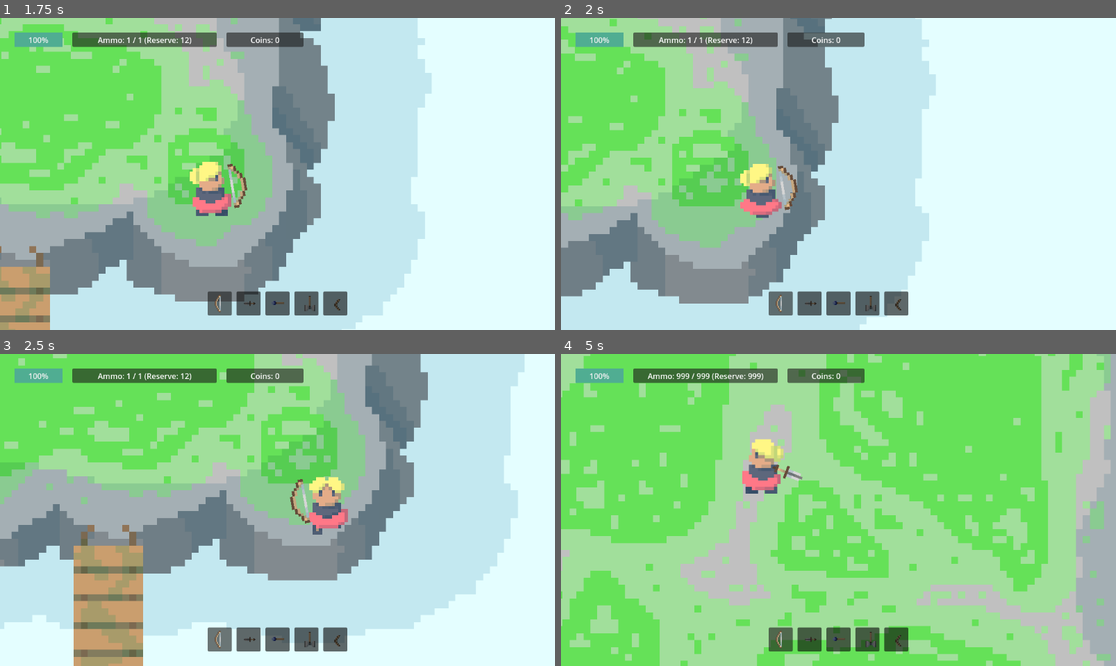
Above: before the commit, frames 1-4 (two rows, left to right).
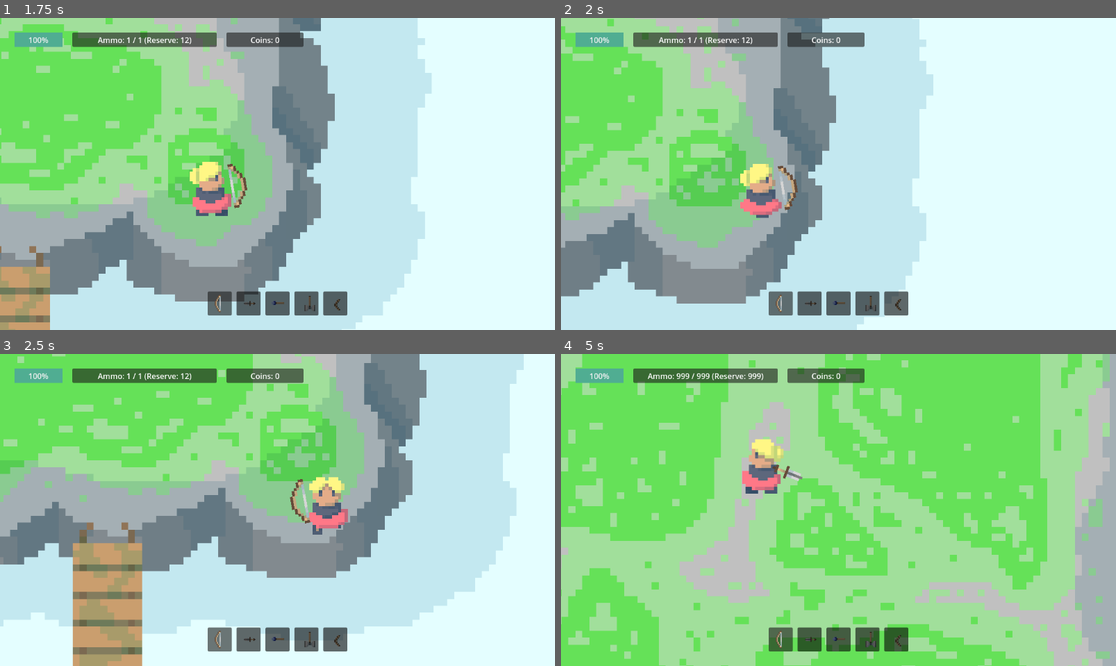
Above: after the commit, the same moments.

Repository: Kryzi/Eksamens-projekt
Game: Godot game, scene res://scenes/main_menu/main_menu.tscn
Two runs of this game, one before a commit and one after it. Both use one fixed random seed, a clock stepped at 60 frames per second and the inputs below.
Inputs (mouse positions are in pixels of both pictures, inside the frame that each line leads up to):
- Up to frame 1 (1.75 s): click "START" at 0.5 s; move the mouse to (399, 158) at 1.27 s; hold D (Right) from 1.28 s (still down); tap 0 (0) at 1.35 s
- Up to frame 2 (2 s): keep holding D (Right)
- Up to frame 3 (2.5 s): move the mouse to (166, 525) at 2.02 s; release D (Right) at 2.03 s; hold S (Down) from 2.03 s (still down); tap 0 (0) at 2.1 s
- Up to frame 4 (5 s): move the mouse to (894, 441) at 2.77 s; release S (Down) at 2.78 s; hold D (Right) 2.78-3.53 s; tap Shift (Dash) at 2.85 s; tap 0 (0) at 3.05, 3.8, 4.55 s; move the mouse to (810, 572) at 3.52 s; hold W (Up) 3.53-4.28 s; click (810, 572) at 3.6 s; move the mouse to (1005, 556) at 4.27 s; hold A (Left) from 4.28 s (still down); tap X (x) at 4.35 s

Frame 1 is identical in both runs. In frame 2, 3.4% of the frame differs, in the area x 0-68%, y 0-100%; in frame 3, 6.5%; in frame 4, 8.2%, in the area x 0-99%, y 0-100%.

Commit message:
ged skubber spiller

Diff:
--- a/scenes/main/player.tscn
+++ b/scenes/main/player.tscn
@@ -180,10 +180,10 @@
 }]
 
 [sub_resource type="RectangleShape2D" id="RectangleShape2D_yc407"]
-size = Vector2(65, 95)
+size = Vector2(58, 91)
 
 [sub_resource type="RectangleShape2D" id="RectangleShape2D_75p33"]
-size = Vector2(68, 92)
+size = Vector2(70, 96)
 
 [node name="Player" type="CharacterBody2D" groups=["player"]]
 script = ExtResource("1_ddb0a")
@@ -196,7 +196,7 @@
 animation = &"Dash venstre"
 
 [node name="CollisionShape2D" type="CollisionShape2D" parent="."]
-position = Vector2(-2.5, 5.5)
+position = Vector2(-1, 3.5)
 shape = SubResource("RectangleShape2D_yc407")
 
 [node name="Weapon" type="Node2D" parent="."]
@@ -237,5 +237,6 @@
 [node name="CanDashTime" type="Timer" parent="."]
 one_shot = true
 
+[connection signal="body_entered" from="Damage" to="." method="_on_damage_body_entered"]
 [connection signal="timeout" from="Dashing" to="." method="_on_dashing_timeout"]
 [connection signal="timeout" from="CanDashTime" to="." method="_on_can_dash_time_timeout"]
--- a/scripts/enemies/boss/gigaged.gd
+++ b/scripts/enemies/boss/gigaged.gd
@@ -37,7 +37,7 @@
 	$Krop.play("Walk " + retning)
 	$Hoved.play("Idle " + retning)
 
-	print("Global pos:", global_position, "Target pos:", target_position, "Distance:", global_position.distance_to(target_position))
+	#print("Global pos:", global_position, "Target pos:", target_position, "Distance:", global_position.distance_to(target_position)) #debug
 
 	# Hvis fjenden er tæt på målet, gå i "thinking mode"
 	if global_position.distance_to(target_position) < 10 and is_thinking == false and attacking == false:
--- a/scripts/main/player.gd
+++ b/scripts/main/player.gd
@@ -105,3 +105,9 @@
 
 func _on_can_dash_time_timeout() -> void:
 	canDash = true
+
+
+func _on_damage_body_entered(body: Node2D) -> void:
+	if body.name == "Gigaged":
+		recoil_velocity = (global_position - body.global_position).normalized() * 2000
+		hit_damage(1)
